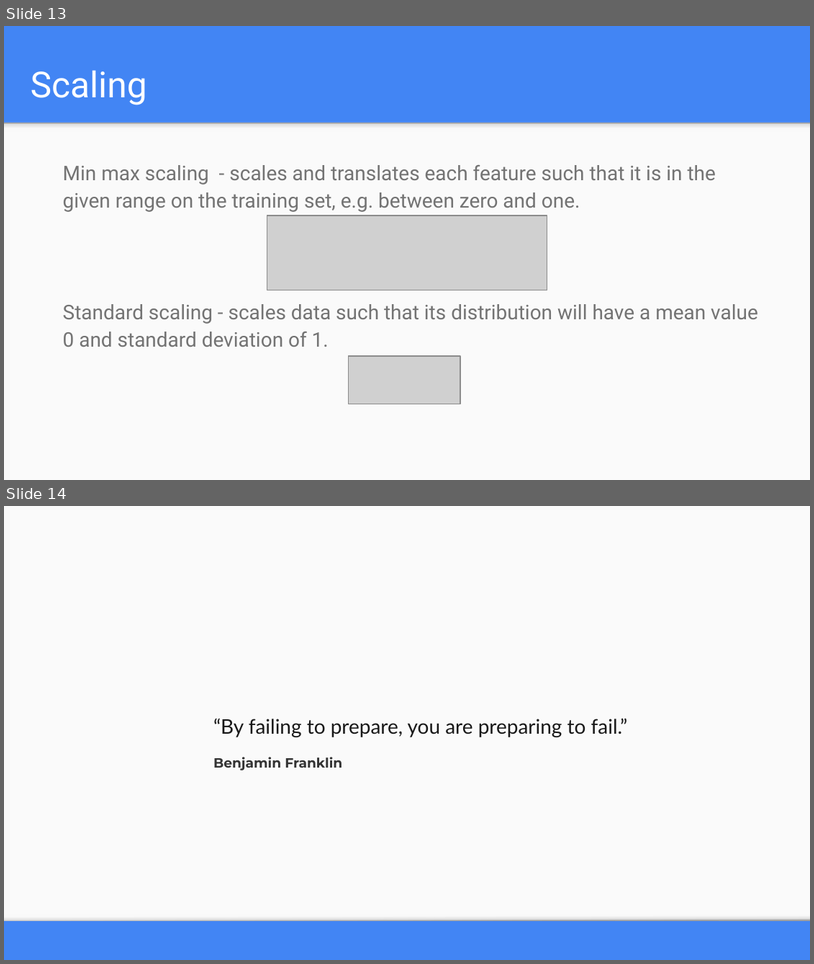
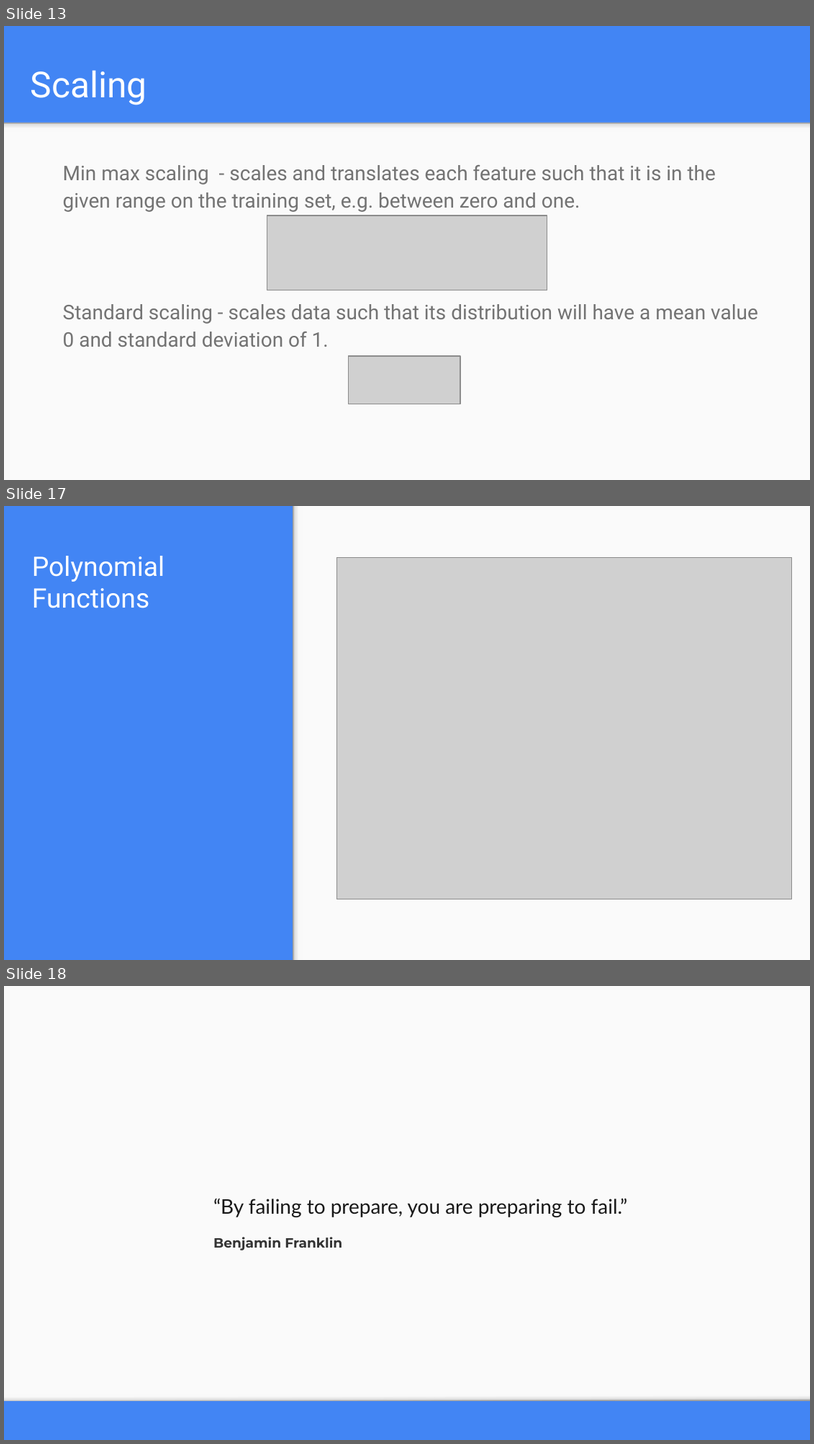
Before and after one commit to yantraguru/ml_course_2019, a slide deck: week 03/Week 03_Preprocessing.pptx. Shown one above the other, each under a label of ours: slides 13 and 14 before the commit, slides 13, 17 and 18 after it; the slides between them are not shown. The pictures are 814x964 and 814x1444 pixels, drawn with LibreOffice and Linux fonts; fonts in the diff are those of the drawing; grey boxes stand for pictures. Boxes give left, top, right and bottom in pixels: in the first picture for what was removed or moved away, otherwise in the second. Text is boxed around its words. In the diff, an @@ line names an element or a change of style, - is before the commit and + after.

```diff
--- a/week 03/Week 03_Preprocessing.pptx
+++ b/week 03/Week 03_Preprocessing.pptx
@@ slide 17 added at bbox=[4, 506, 810, 960], background #4285F4 @@
@@ rectangle added at bbox=[293, 506, 810, 959], fill #FAFAFA @@
@@ rectangle added at bbox=[293, 506, 302, 959], fill gradient #F9F9F9 to #DEDEDE to #999999 @@
@@ title added at bbox=[32, 556, 165, 608], 24 pt, text #FFFFFF @@
+Polynomial Functions
@@ picture added at bbox=[337, 558, 792, 898] @@
@@ what was slide 14 is now slide 18 @@
```
Also in this commit, not shown: 1 slide changed, 3 other slides added, 7 other files.
